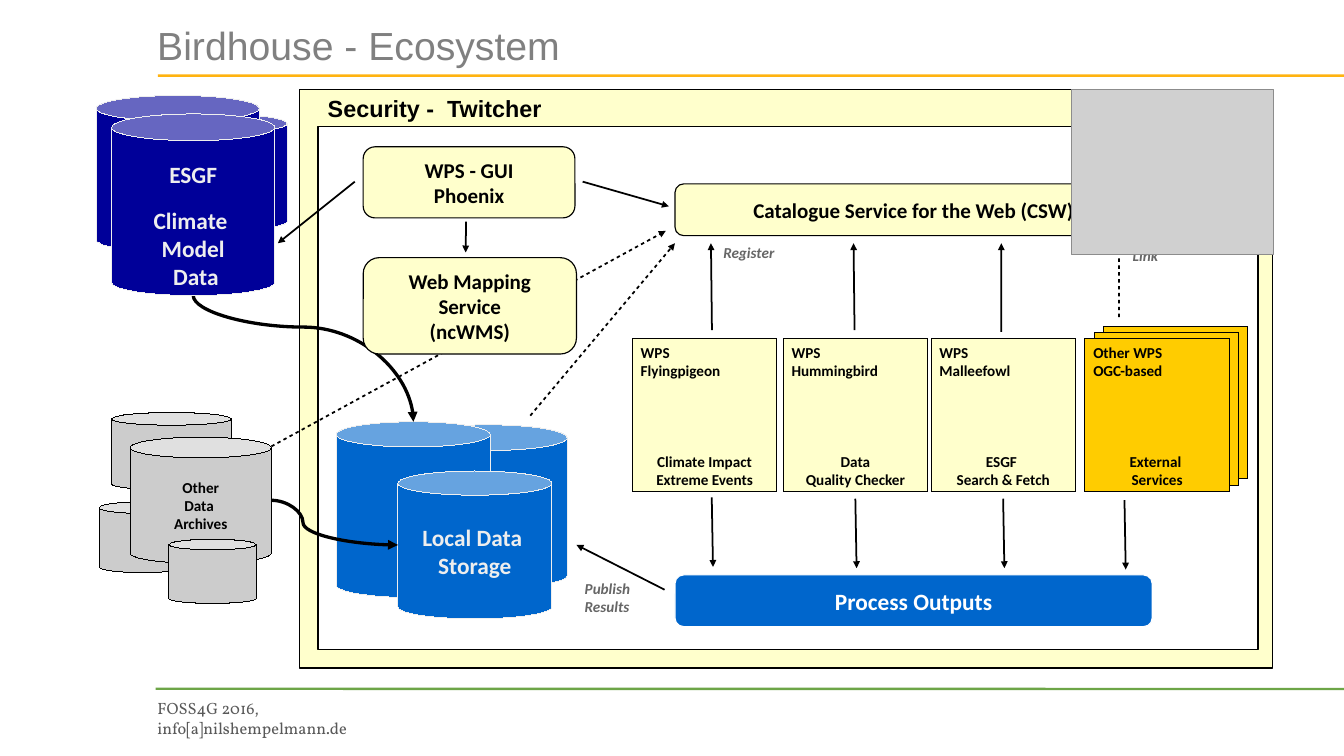
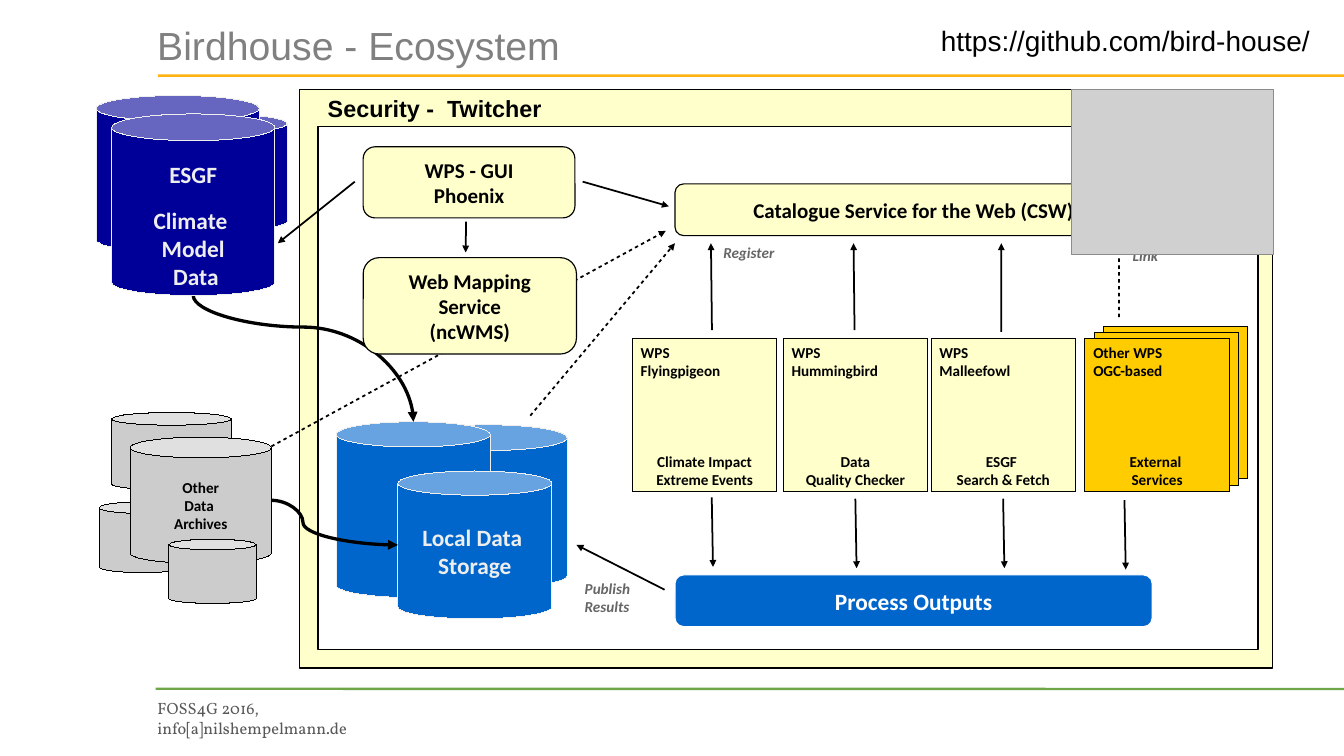
Before and after one commit to bird-house/birdhouse-docs, a slide deck: slide 4 of slides/birdhouse-foss4g-2016/Hempelmann_foss4g2016.odp. Drawn at 1344x756 pixels with LibreOffice and Linux fonts; fonts in the diff are those of the drawing; grey boxes stand for pictures; background and template pictures are left out. Boxes give left, top, right and bottom in pixels: in the first picture for what was removed or moved away, otherwise in the second. Text is boxed around its words. In the diff, an @@ line names an element or a change of style, - is before the commit and + after.

```diff
--- a/slides/birdhouse-foss4g-2016/Hempelmann_foss4g2016.odp
+++ b/slides/birdhouse-foss4g-2016/Hempelmann_foss4g2016.odp
@@ text added at box(941, 30, 1310, 57), 24 pt, text #000000 @@
+https://github.com/bird-house/
```
Also in this commit, not shown: 2 slides added, 2 slides removed, 4 other files.
